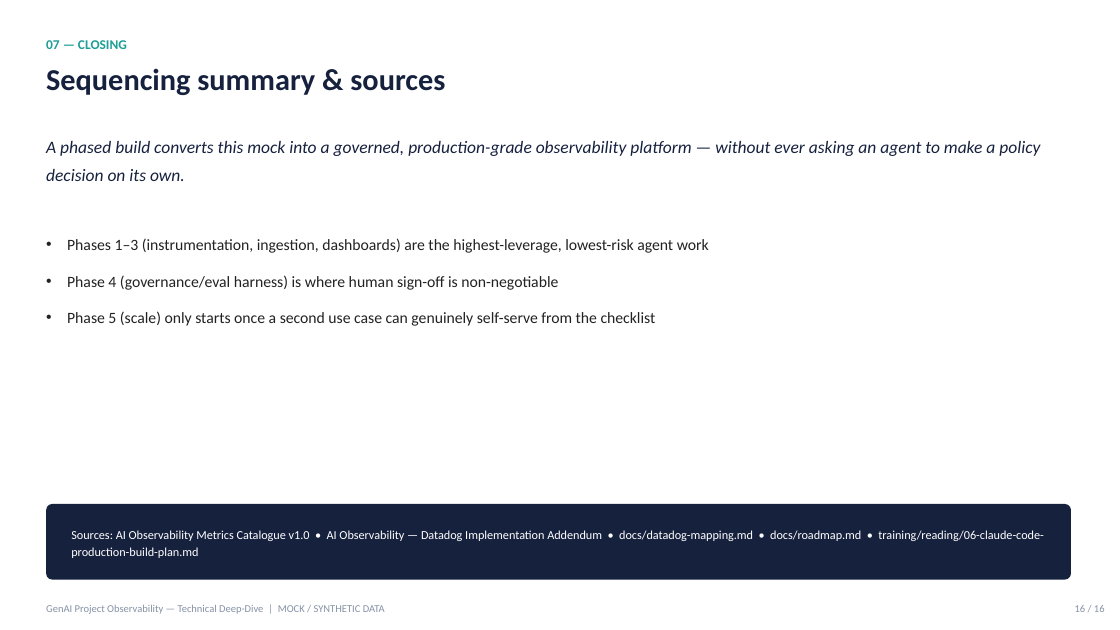
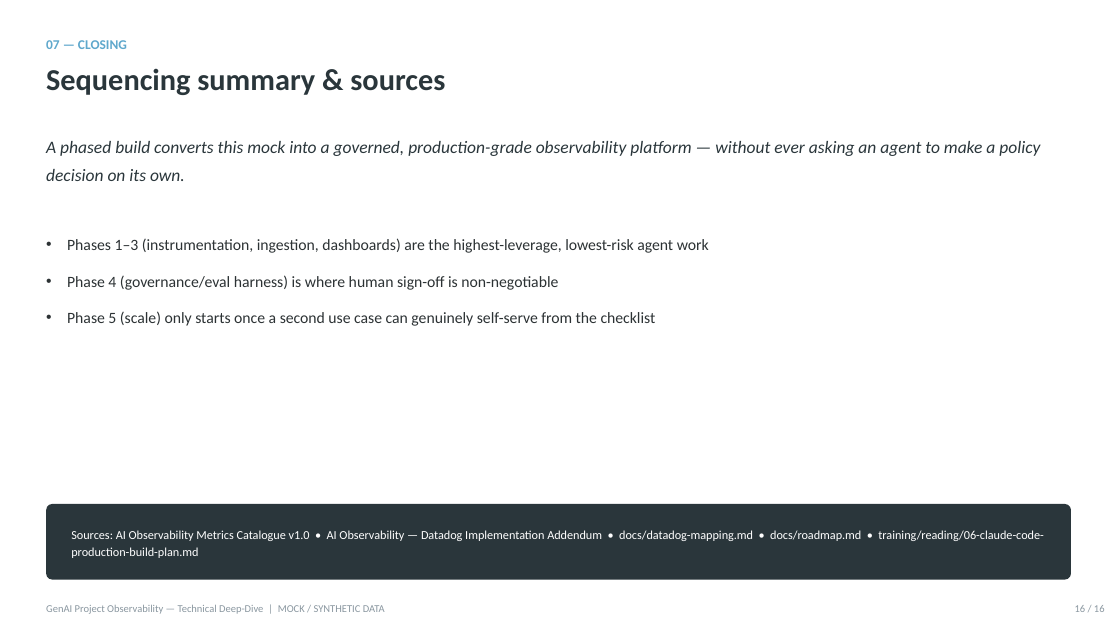
Before and after one commit to getamazednow/genai-observability-demo, a slide deck: slide 16 of training/slides/GenAI-Observability-Technical-Deepdive.pptx. Drawn at 1120x630 pixels with LibreOffice and Linux fonts; fonts in the diff are those of the drawing. Boxes give left, top, right and bottom in pixels: in the first picture for what was removed or moved away, otherwise in the second. Text is boxed around its words. In the diff, an @@ line names an element or a change of style, - is before the commit and + after.

Commit message:
Rebrand training artefacts with Getamazednow AI Design System v1.0
- Both decks: navy/teal palette remapped to Ink/Signal/Stone brand tokens,
  Poppins headings, brand badge on title slides (layouts, masters, theme incl.)
- Training guide: heading/title colors to Ink + Signal-deep, theme fonts
  to Poppins (headings) / Inter (body); content untouched

```diff
--- a/training/slides/GenAI-Observability-Technical-Deepdive.pptx
+++ b/training/slides/GenAI-Observability-Technical-Deepdive.pptx
@@ text "07 — CLOSING" at (46, 40, 127, 49): text colour #1F9E97 to #5FA8CC @@
@@ text "Sequencing summary & sources" at (46, 68, 445, 95): text colour #16213E to #2A363B @@
@@ text "A phased build converts this ..." at (46, 141, 1040, 181): text colour #16213E to #2A363B @@
@@ text "Phases 1–3 (instrumentation, ingestion, dashboards) ..." at (67, 238, 709, 326): text colour #222222 to #2C3234 @@
@@ rounded rectangle at (46, 504, 1071, 580): fill #16213E to #2A363B @@
```
Also in this commit, not shown: 15 other slides changed, 2 other files.
